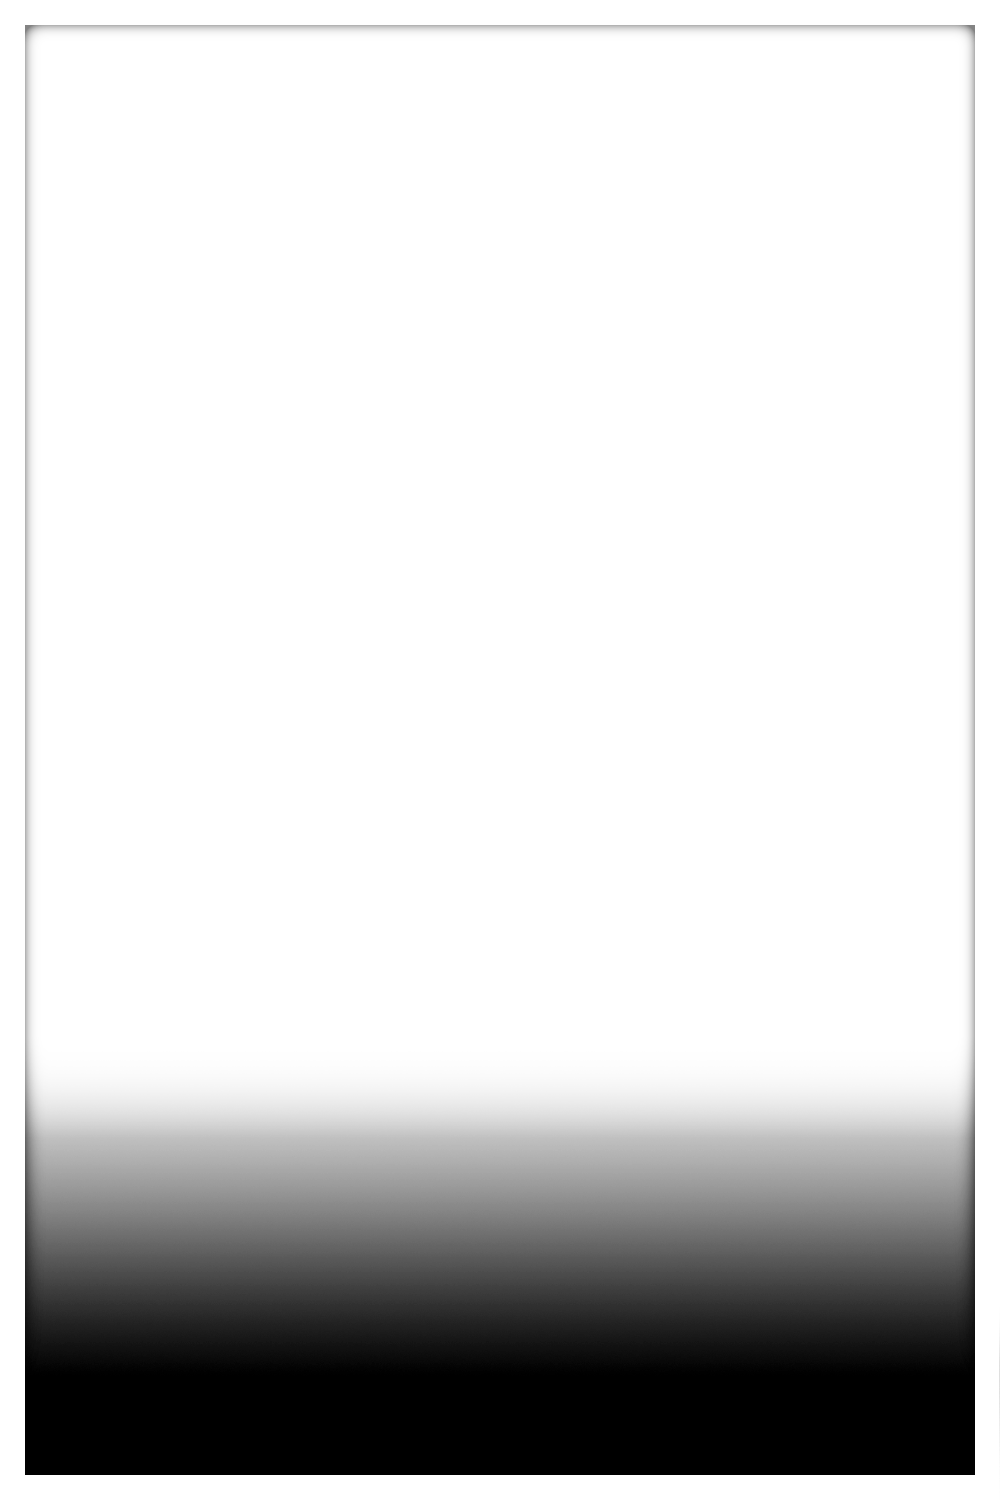
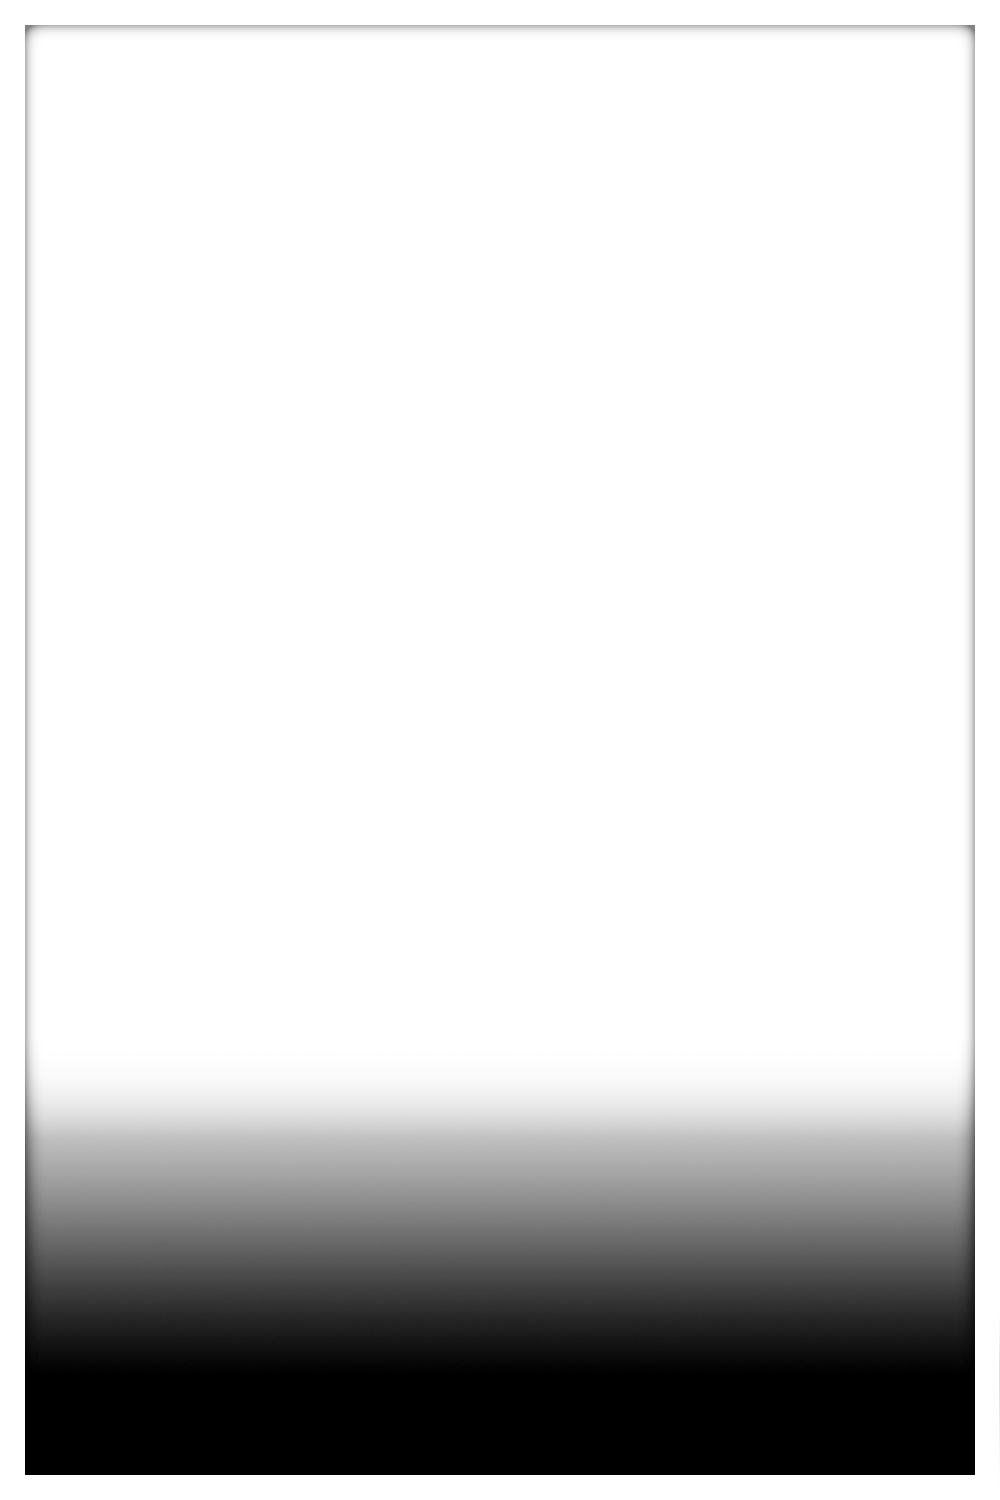
Revision of a layered w=1000, h=1500 image; what changed, layer by layer:
pixels changed over [25, 1188, 975, 1366] (layer not identified)